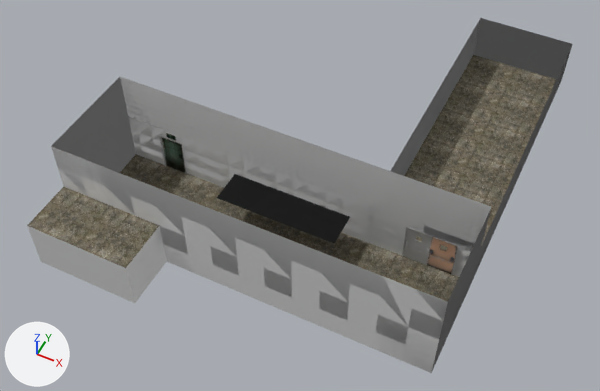
Renders of the FBX model Assets/World Models/MainHallway.fbx from each side of a commit.
Both versions are drawn from a 50 mm lens placed at (33.7, -52.4, 71.1), pointed at (5.7, 3.8, 0.9). Arrows for +X, +Y and +Z are at lower left; the lights stay in place. Where no turn or scale is listed for an object, it has been applied to the vertices.

In view in the first picture: 'Chao', 'Door L', 'Door R', 'DoorLoad', 'Paredes', 'Paredes.001', 'Teto'.
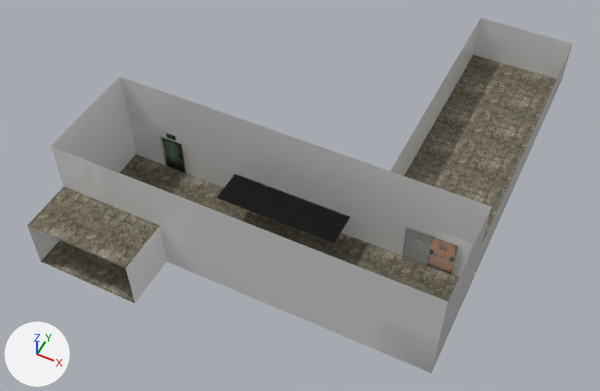
The change, as JSON lines over the scene's bpy script:
```json
{"op": "remove", "block": "ob_paredes_001", "code": ["ob_paredes_001 = bpy.data.objects.new('Paredes.001', me_plane_002)", "ob_paredes_001.location = (17.86, 1.59, 3.17)"]}
```

What differs and where, as boxes [x1, y1, x2, y2] in the pictures (600 x 391 px):
```json
{"object": "Paredes.001", "change": "deleted", "before": [28, 226, 135, 303]}
```
